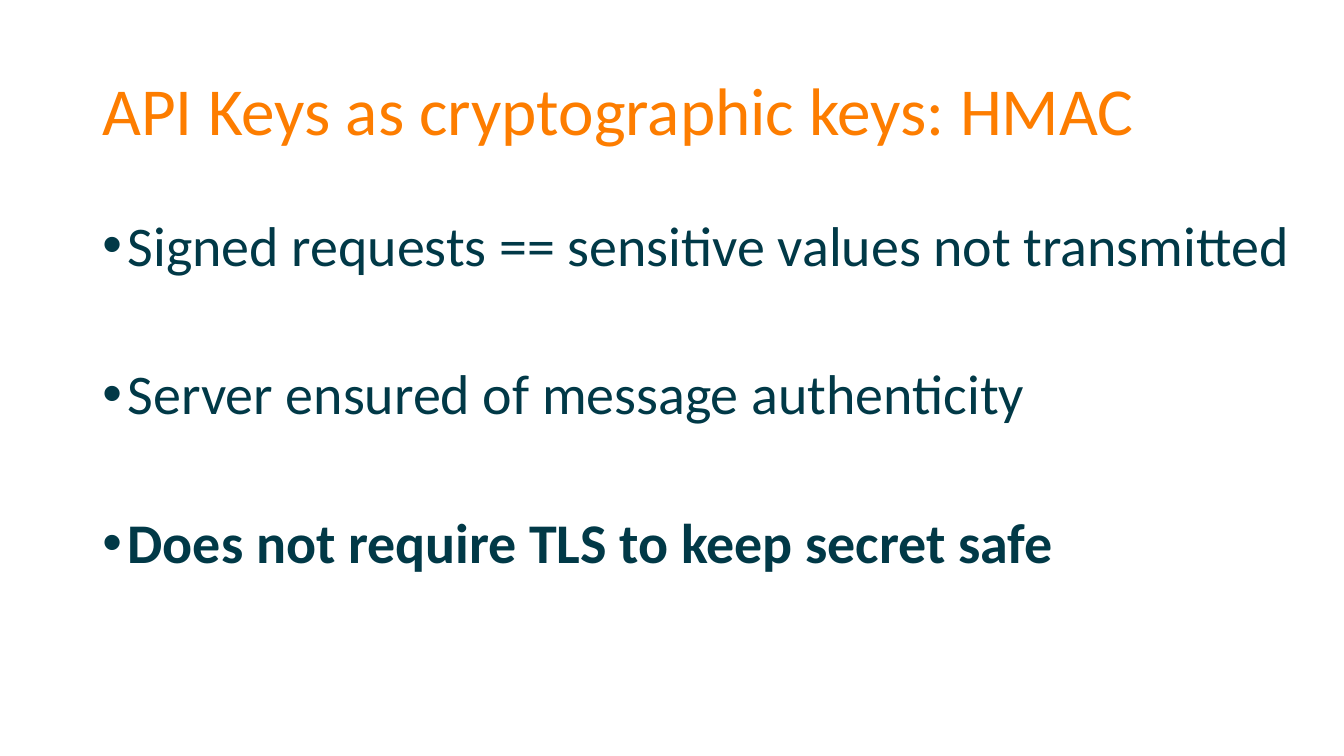
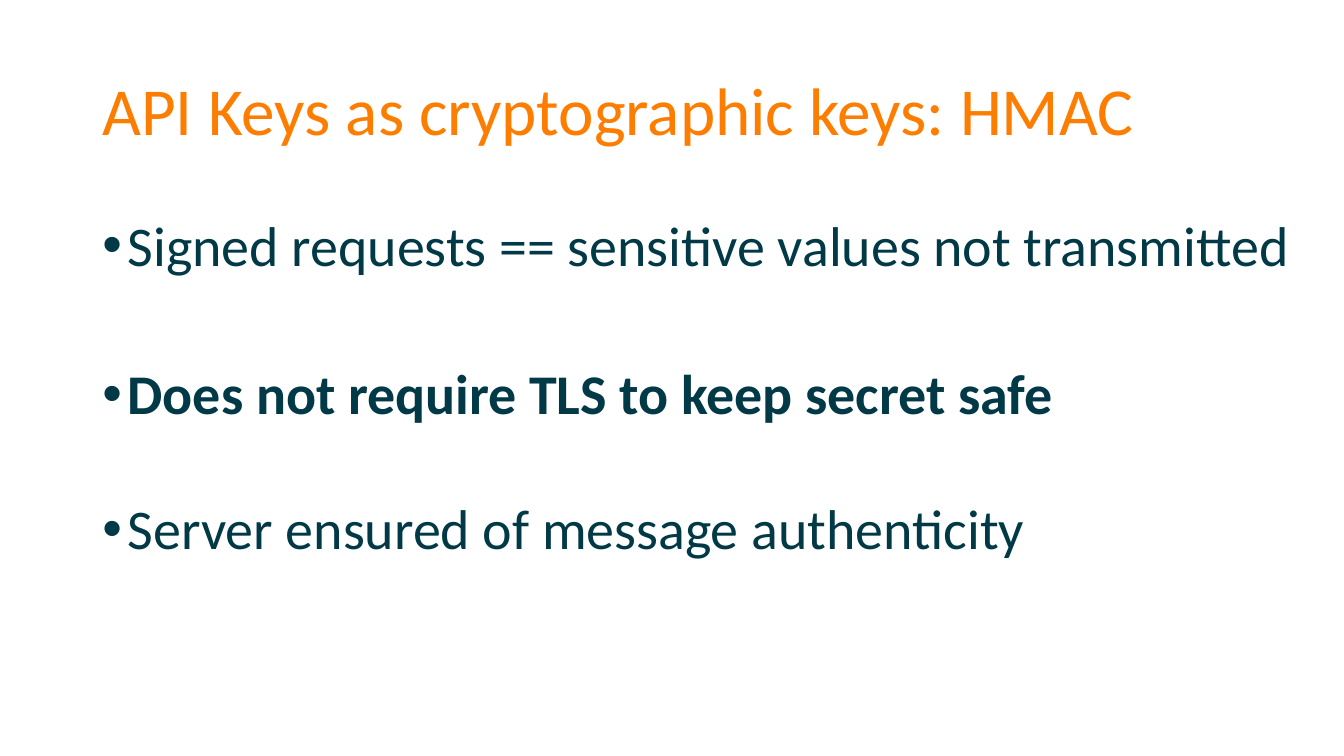
Before and after one commit to spetryjohnson/Securing-Your-API-Endpoints, a slide deck: slide 24 of Securing Your API Endpoints.pptx (slide 25 before the commit). Drawn at 1344x756 pixels with LibreOffice and Linux fonts; fonts in the diff are those of the drawing. Boxes give left, top, right and bottom in pixels: in the first picture for what was removed or moved away, otherwise in the second. Text is boxed around its words. In the diff, an @@ line names an element or a change of style, - is before the commit and + after.

```diff
--- a/Securing Your API Endpoints.pptx
+++ b/Securing Your API Endpoints.pptx
@@ text at bbox=[128, 374, 1052, 423]: paragraph added @@
+• Does not require TLS to keep secret safe
@@ text at bbox=[128, 523, 1052, 572]: paragraph removed @@
-• Does not require TLS to keep secret safe
```
Also in this commit, not shown: 5 other slides changed, 1 slide removed.
